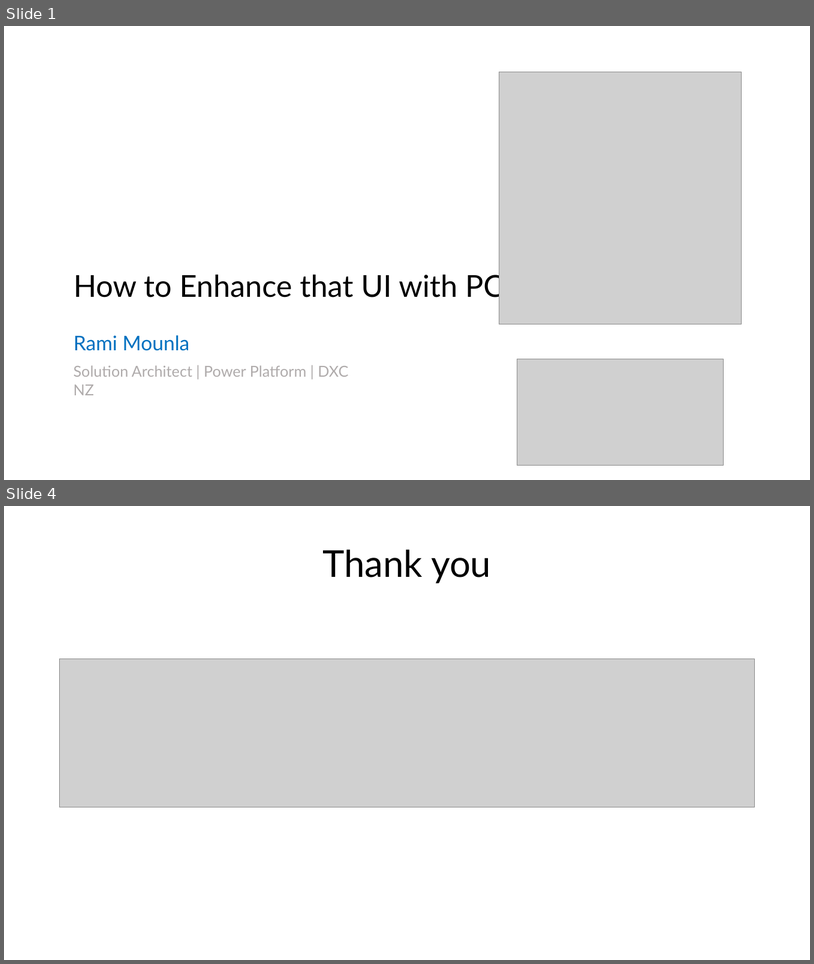
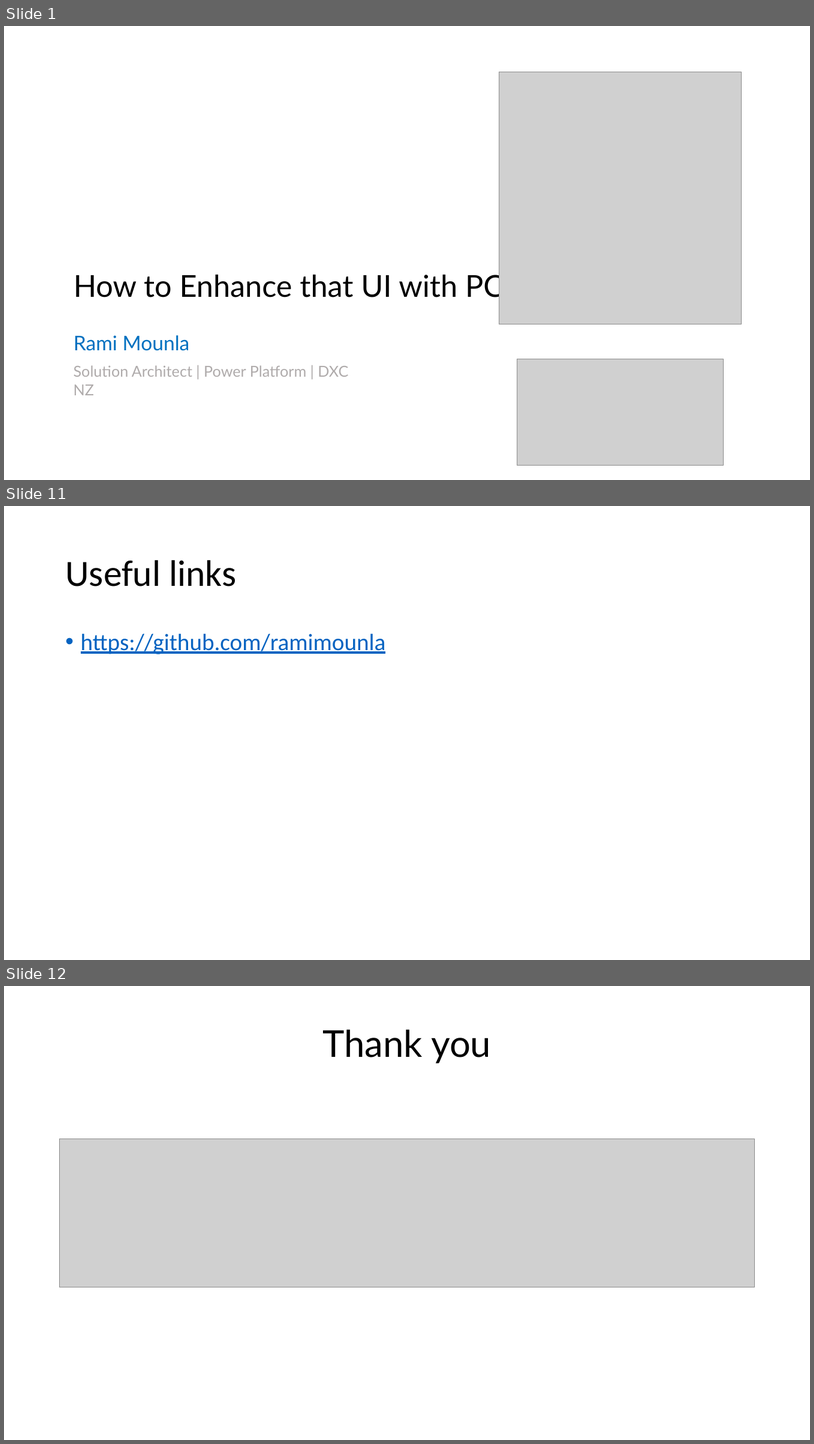
Before and after one commit to ramimounla/GlobalPowerPlatformBootcamp, a slide deck: Slides/Rami Mounla - How to enhance that UI with PCF - 300 GPPB Wellington.pptx. Shown one above the other, each under a label of ours: slides 1 and 4 before the commit, slides 1, 11 and 12 after it; the slides between them are not shown. The pictures are 814x964 and 814x1444 pixels, drawn with LibreOffice and Linux fonts; fonts in the diff are those of the drawing; grey boxes stand for pictures; background and template pictures are left out. Boxes give left, top, right and bottom in pixels: in the first picture for what was removed or moved away, otherwise in the second. Text is boxed around its words. In the diff, an @@ line names an element or a change of style, - is before the commit and + after.

```diff
--- a/Slides/Rami Mounla - How to enhance that UI with PCF - 300 GPPB Wellington.pptx
+++ b/Slides/Rami Mounla - How to enhance that UI with PCF - 300 GPPB Wellington.pptx
@@ slide 11 added at [4, 506, 810, 960], background picture (left out) @@
@@ title added at [65, 560, 236, 586], 44 pt, text #000000 @@
+Useful links
@@ text added at [81, 633, 386, 654], 28 pt, text #0563C1, underline @@
+• https://github.com/ramimounla
@@ what was slide 4 is now slide 12 @@
```
Also in this commit, not shown: 9 other slides added, 2 slides removed.
